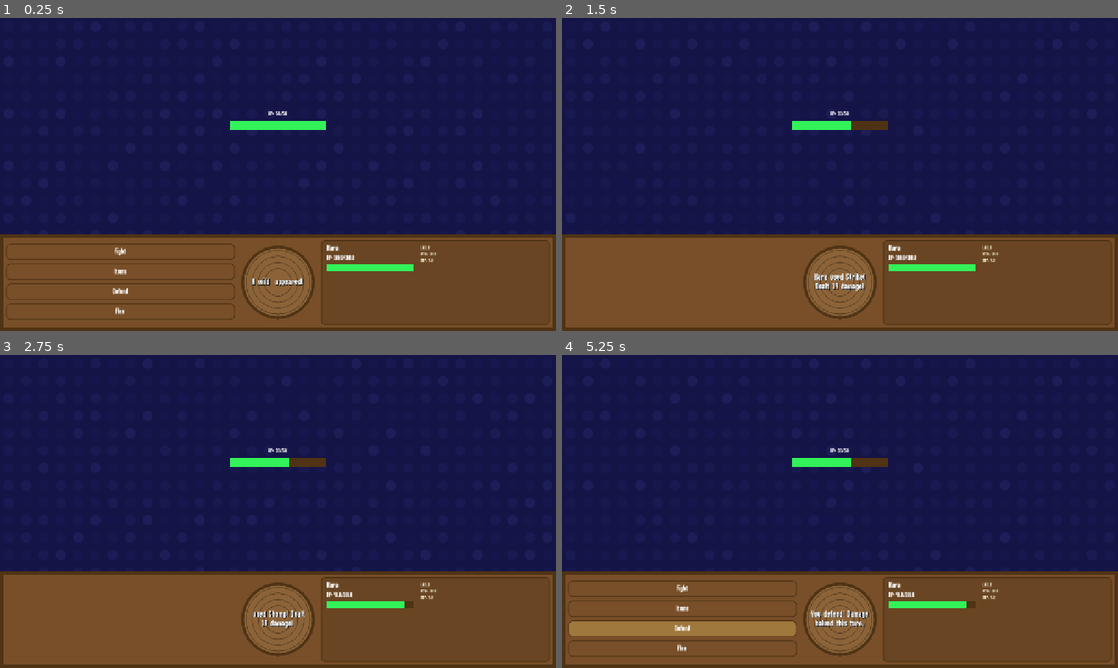
Above: before the commit, frames 1-4 (two rows, left to right).
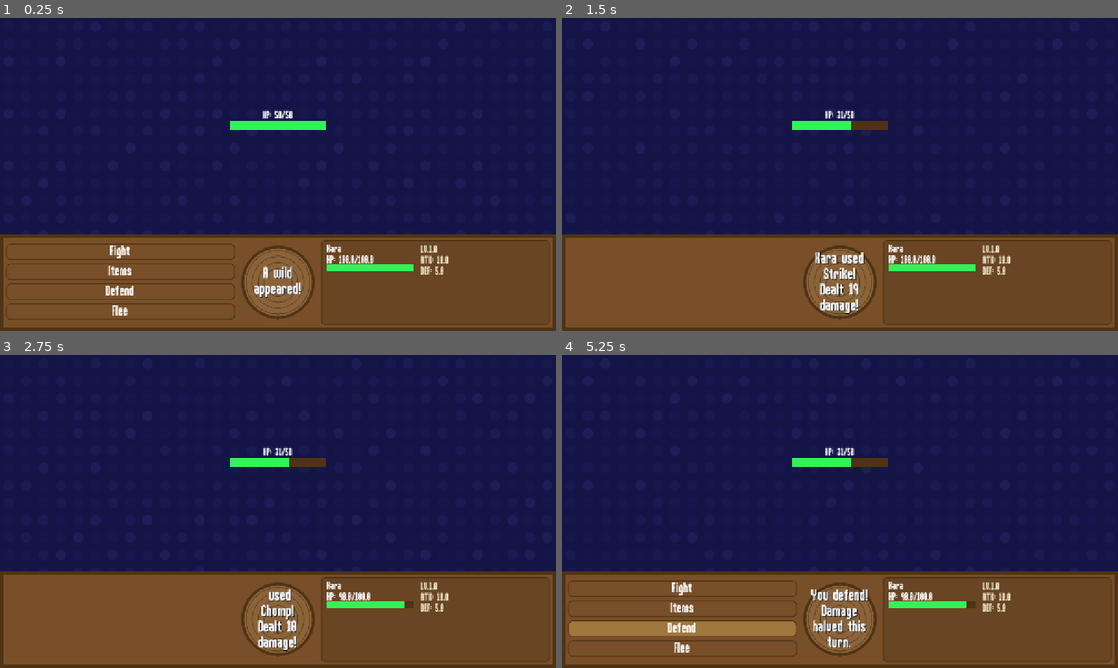
Above: after the commit, the same moments.

Repository: ki-krpto/Wood-Hollow-Academy
Game: Godot game, scene res://battle/battle.tscn
Two runs of this game, one before a commit and one after it. Both use one fixed random seed, a clock stepped at 60 frames per second and the inputs below. This scene is started directly instead of the project's main scene.
Inputs:
- Up to frame 1 (0.25 s): no input
- Up to frame 2 (1.5 s): click "Fight" at 0.5 s; click "Strike" at 1.25 s
- Up to frame 3 (2.75 s): tap Enter at 2 s; hold D (right) from 2.03 s (still down); tap E (interact) at 2.1 s
- Up to frame 4 (5.25 s): tap Space at 2.75 s; release D (right) at 2.78 s; hold S (down) 2.78-3.53 s; tap E (interact) at 2.85, 3.6 s; hold D (right) 3.53-4.25 s; click "Items" at 4.25 s; click "Defend" at 5 s

The runs differ from the first frame. In frame 1, 1.5% of the frame differs, in the area x 19-81%, y 29-96%; in frame 2, 1.5%; in frame 3, 1.3%; in frame 4, 1.9%.

Commit message:
fix fonts manually since my clankers ran out

Diff:
--- a/battle/battle.tscn
+++ b/battle/battle.tscn
@@ -41,7 +41,7 @@
 theme_override_constants/shadow_offset_x = 2
 theme_override_constants/shadow_offset_y = 2
 theme_override_fonts/font = ExtResource("2_tiqy5")
-theme_override_font_sizes/font_size = 26
+theme_override_font_sizes/font_size = 41
 text = "Enemy"
 horizontal_alignment = 1
 
@@ -53,7 +53,7 @@
 offset_bottom = 233.0
 theme_override_colors/font_color = Color(1, 1, 1, 1)
 theme_override_fonts/font = ExtResource("2_tiqy5")
-theme_override_font_sizes/font_size = 14
+theme_override_font_sizes/font_size = 22
 text = "HP: 50/50"
 horizontal_alignment = 1
 
@@ -147,7 +147,7 @@
 offset_bottom = 540.0
 theme_override_colors/font_color = Color(1, 1, 1, 1)
 theme_override_fonts/font = ExtResource("2_tiqy5")
-theme_override_font_sizes/font_size = 18
+theme_override_font_sizes/font_size = 22
 
 [node name="PlayerHPLabel" type="Label" parent="." unique_id=1725630583]
 layout_mode = 0
@@ -157,7 +157,7 @@
 offset_bottom = 560.0
 theme_override_colors/font_color = Color(1, 1, 1, 1)
 theme_override_fonts/font = ExtResource("2_tiqy5")
-theme_override_font_sizes/font_size = 13
+theme_override_font_sizes/font_size = 22
 
 [node name="PlayerHPBarBg" type="ColorRect" parent="." unique_id=1518981927]
 layout_mode = 0
@@ -183,7 +183,7 @@
 offset_bottom = 582.0
 theme_override_colors/font_color = Color(0.95, 0.92, 0.82, 1)
 theme_override_fonts/font = ExtResource("2_tiqy5")
-theme_override_font_sizes/font_size = 12
+theme_override_font_sizes/font_size = 22
 
 [node name="BtnFight" type="Button" parent="." unique_id=542483290]
 layout_mode = 0
@@ -193,6 +193,7 @@
 offset_bottom = 556.0
 focus_mode = 0
 theme_override_fonts/font = ExtResource("2_tiqy5")
+theme_override_font_sizes/font_size = 30
 text = "Fight"
 
 [node name="BtnItems" type="Button" parent="." unique_id=1021495436]
@@ -203,6 +204,7 @@
 offset_bottom = 602.0
 focus_mode = 0
 theme_override_fonts/font = ExtResource("2_tiqy5")
+theme_override_font_sizes/font_size = 30
 text = "Items
 "
 
@@ -214,6 +216,7 @@
 offset_bottom = 648.0
 focus_mode = 0
 theme_override_fonts/font = ExtResource("2_tiqy5")
+theme_override_font_sizes/font_size = 30
 text = "Defend"
 
 [node name="BtnRun" type="Button" parent="." unique_id=1049569495]
@@ -224,6 +227,7 @@
 offset_bottom = 694.0
 focus_mode = 0
 theme_override_fonts/font = ExtResource("2_tiqy5")
+theme_override_font_sizes/font_size = 30
 text = "Flee"
 
 [node name="MessageLabel" type="Label" parent="." unique_id=416701095]
@@ -237,7 +241,7 @@
 theme_override_constants/shadow_offset_x = 1
 theme_override_constants/shadow_offset_y = 1
 theme_override_fonts/font = ExtResource("2_tiqy5")
-theme_override_font_sizes/font_size = 20
+theme_override_font_sizes/font_size = 34
 horizontal_alignment = 1
 vertical_alignment = 1
 autowrap_mode = 2
